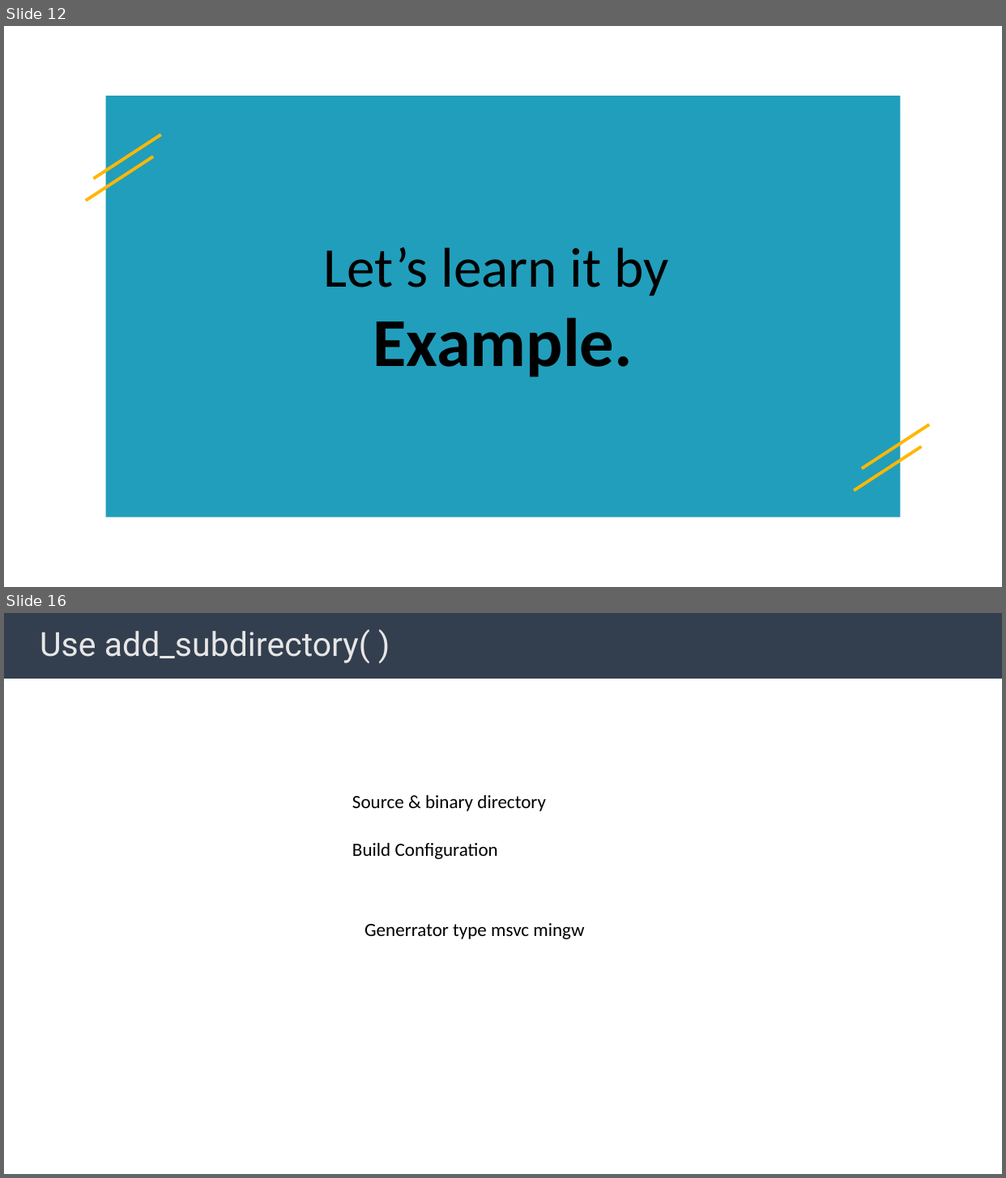
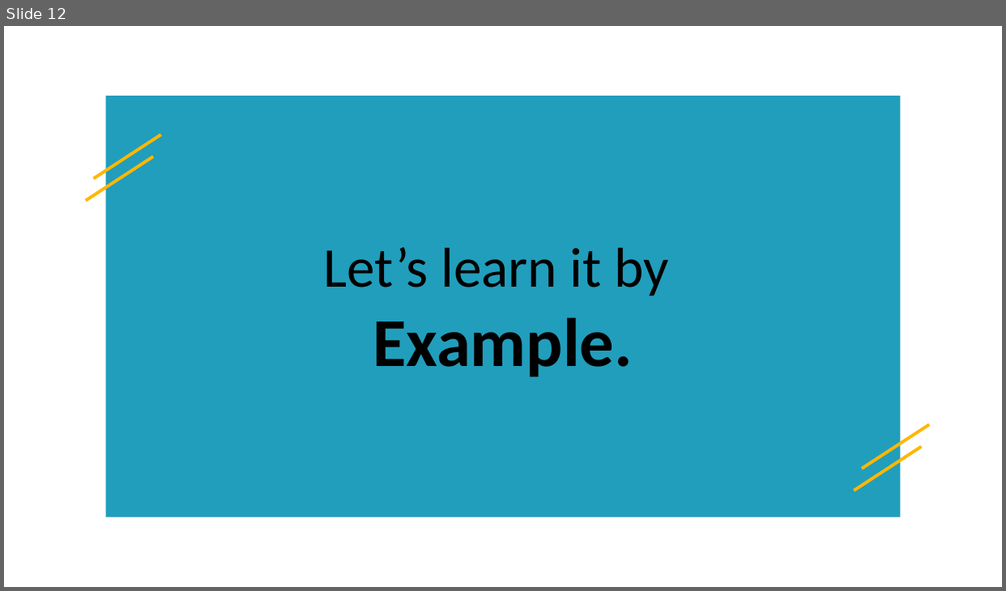
Before and after one commit to BingHanLin/Learn_Modern_CMake, a slide deck: cmake notes.pptx. Shown one above the other, each under a label of ours: slides 12 and 16 before the commit, slide 12 after it; the slides between them are not shown. The pictures are 1006x1178 and 1006x591 pixels, drawn with LibreOffice and Linux fonts; fonts in the diff are those of the drawing; background and template pictures are left out. Boxes give left, top, right and bottom in pixels: in the first picture for what was removed or moved away, otherwise in the second. Text is boxed around its words. In the diff, an @@ line names an element or a change of style, - is before the commit and + after.

```diff
--- a/cmake notes.pptx
+++ b/cmake notes.pptx
@@ slide 16 removed at box(4, 613, 1002, 1174), background #FFFFFF @@
@@ rectangle removed at box(4, 613, 1002, 679) @@
@@ title removed at box(40, 629, 370, 663) @@
-Use add_subdirectory( )
@@ text removed at box(352, 795, 546, 811) @@
-Source & binary directory
@@ text removed at box(352, 843, 498, 859) @@
-Build Configuration
@@ text removed at box(364, 923, 584, 939) @@
-Generrator type msvc mingw
```
Also in this commit, not shown: 8 slides changed, 3 slides added, 3 other slides removed, 35 other files.
